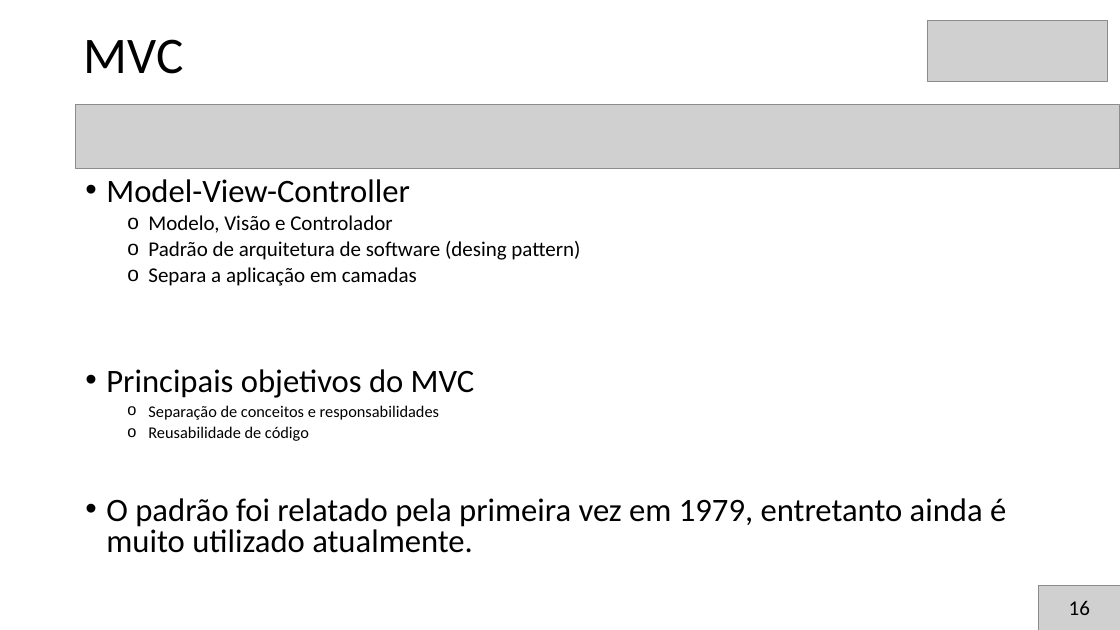
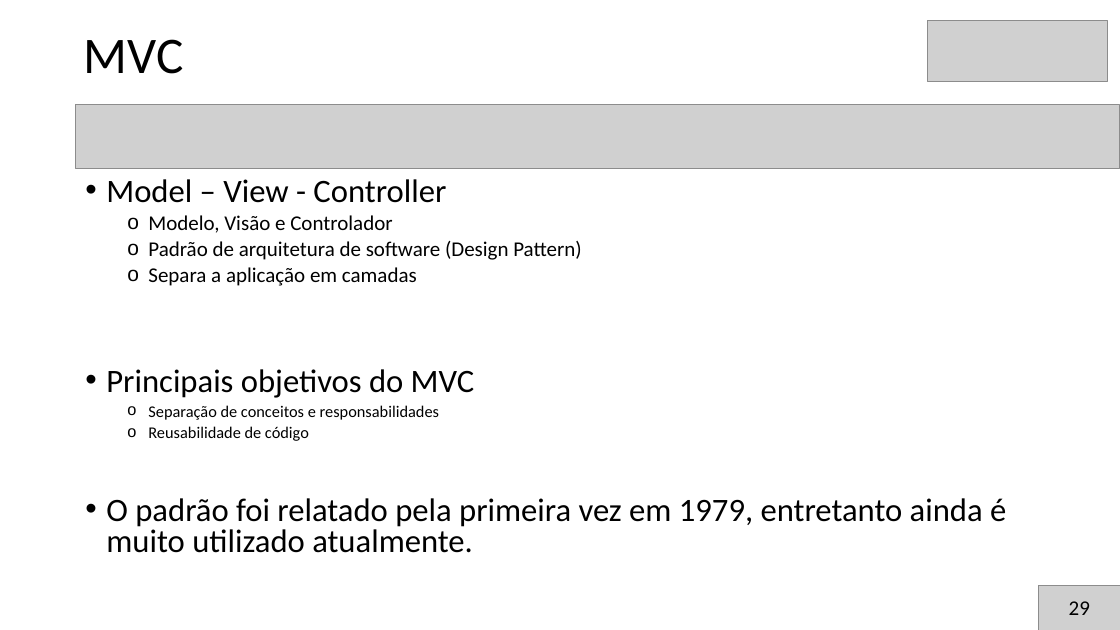
Before and after one commit to brunoslima/Secompp-Minicursos, a slide deck: slide 30 of Desenvolvimento de Aplicação MVC com PHP5 e AJAX/Apresentação/apresentacao2.pptx (slide 31 before the commit). Drawn at 1120x630 pixels with LibreOffice and Linux fonts; fonts in the diff are those of the drawing; grey boxes stand for pictures. Boxes give left, top, right and bottom in pixels: in the first picture for what was removed or moved away, otherwise in the second. Text is boxed around its words. In the diff, an @@ line names an element or a change of style, - is before the commit and + after.

```diff
--- a/Desenvolvimento de Aplicação MVC com PHP5 e AJAX/Apresentação/apresentacao2.pptx
+++ b/Desenvolvimento de Aplicação MVC com PHP5 e AJAX/Apresentação/apresentacao2.pptx
@@ text at bbox=[106, 179, 446, 203]: text changed @@
-• Model-View-Controller
+• Model – View - Controller
@@ text at bbox=[148, 241, 581, 260]: text changed @@
-  o Padrão de arquitetura de software (desing pattern)
+  o Padrão de arquitetura de software (Design Pattern)
@@ text at bbox=[1069, 601, 1090, 615]: text changed @@
-16
+29
```
Also in this commit, not shown: 25 other slides changed, 4 slides removed.
